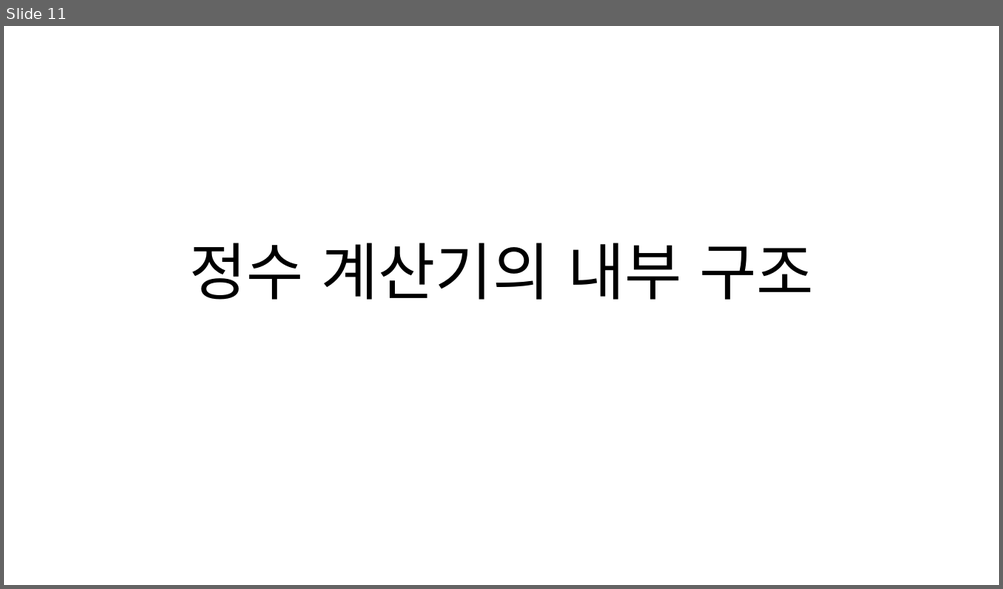
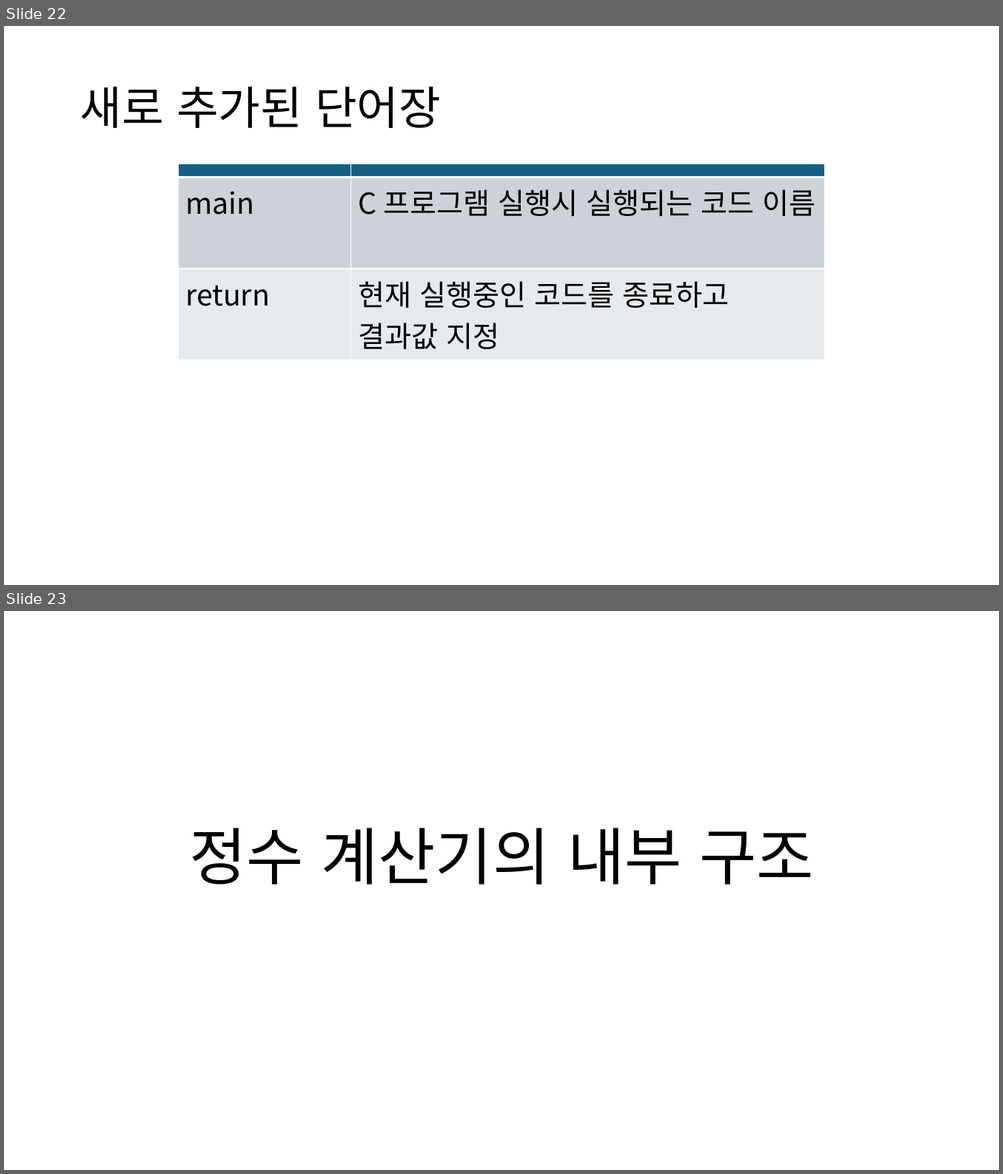
Before and after one commit to chaebkimm/C_ppt, a slide deck: C소개.pptx. Shown one above the other, each under a label of ours: slide 11 before the commit, slides 22 and 23 after it. The pictures are 1003x589 and 1003x1174 pixels, drawn with LibreOffice and Linux fonts; fonts in the diff are those of the drawing. Boxes give left, top, right and bottom in pixels: in the first picture for what was removed or moved away, otherwise in the second. Text is boxed around its words. In the diff, an @@ line names an element or a change of style, - is before the commit and + after.

```diff
--- a/C소개.pptx
+++ b/C소개.pptx
@@ slide 22 added at bbox=[4, 26, 999, 585], background #FFFFFF @@
@@ title added at bbox=[79, 87, 441, 128], 44 pt, text #000000 @@
+새로 추가된 단어장
@@ table added at bbox=[178, 164, 824, 352], 3 rows, 2 columns @@
+ | 
+main | C 프로그램 실행시 실행되는 코드 이름
+return | 현재 실행중인 코드를 종료하고 결과값 지정
@@ what was slide 11 is now slide 23 @@
```
Also in this commit, not shown: 4 slides changed, 12 other slides added, 1 slide removed, 1 other file.
